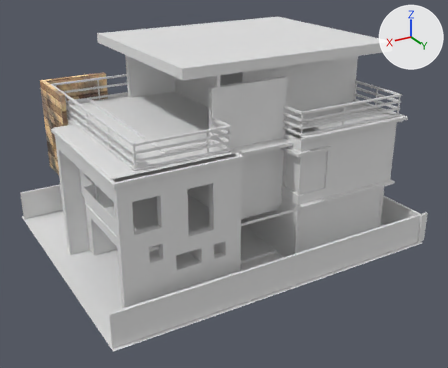
An edit to the Blender file Elegans/Assets/Elegans/Models/EastVilla.blend, drawn before and after from the same camera.
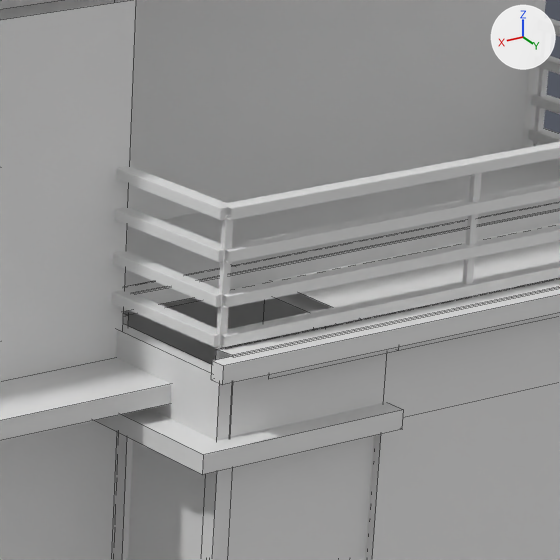
Old and new are each drawn whole from a 50 mm camera at (51.3, 99.1, 59.2) aimed at (-6.0, 3.5, 11.5) and again close up on the part from 59% to 80% of the width and 21% to 47% of the height. The axes (+X, +Y, +Z) are drawn at upper right. The lights are the same throughout. The close-ups show mesh edges as thin lines.

The first close-up shows 'Cube.007', 'Cube.013', 'FirstFloor', 'SecondFloor'.
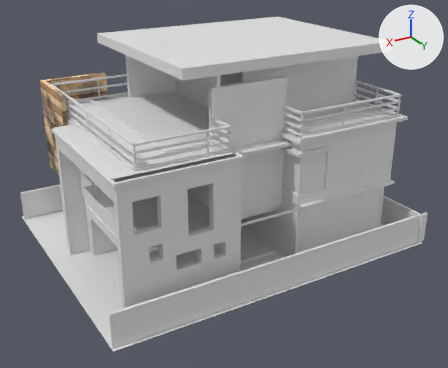
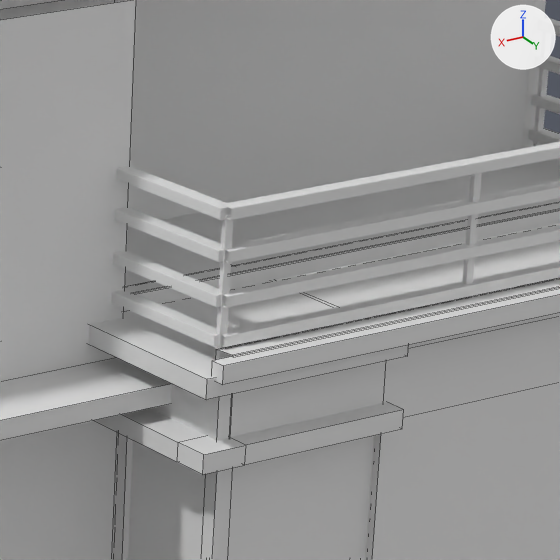
Commit message: Added New Villa

Changed parts and their boxes [x1, y1, x2, y2] in the close-ups (560 x 560 px):
part 1 of me_cube_000, added
    after: [89, 292, 408, 400]
part 2 of me_cube_000, built on
    both: [94, 402, 404, 560]

The change, as a list of edits to the scene's bpy script:
```text
Change me_cube_000:
    used by ob_cube_007; location = (-4.4, -19.45, 11.43)
    remove me_cube_000.from_pydata(...)  # 152 vertices, 114 faces; spans x -30.9..28.0, y -2.2..42.5, z -1.0..22.9
    add me_cube_000.from_pydata(...)  # 128 vertices, 98 faces; spans x -30.9..28.0, y -2.2..42.5, z -1.0..22.9
    me_cube_000 part 1: a new loose piece, a box spanning x -13.11..-5.74, y 33.49..40.49, z 12.69..13.3
    me_cube_000 part 2
    4 vertices are removed from x -14.1..-13.1, y 34.0..34.7, z 2.2..11.0
    12 faces are deleted
    4 vertices in x -7.5, y 34.8..35.3, z 2.8..10.6 move by (0.2, 0.0, 0.0)
    4 vertices in x -13.0..-12.5, y 38.8, z 2.8..10.6 move by (0.0, 0.3, 0.0)
    8 vertices are added at x -7.2, y 34.0..40.5, z 2.2..11.0
    6 new vertices lie (0.0, -0.4, 0.0) away from vertices in x -14.1..-6.7, y 39.8, z 2.2..2.8
    6 new vertices lie (0.0, -1.2, 0.0) away from vertices in x -13.1..-5.7, y 40.5, z 10.4..11.0
    26 new faces join them
```
